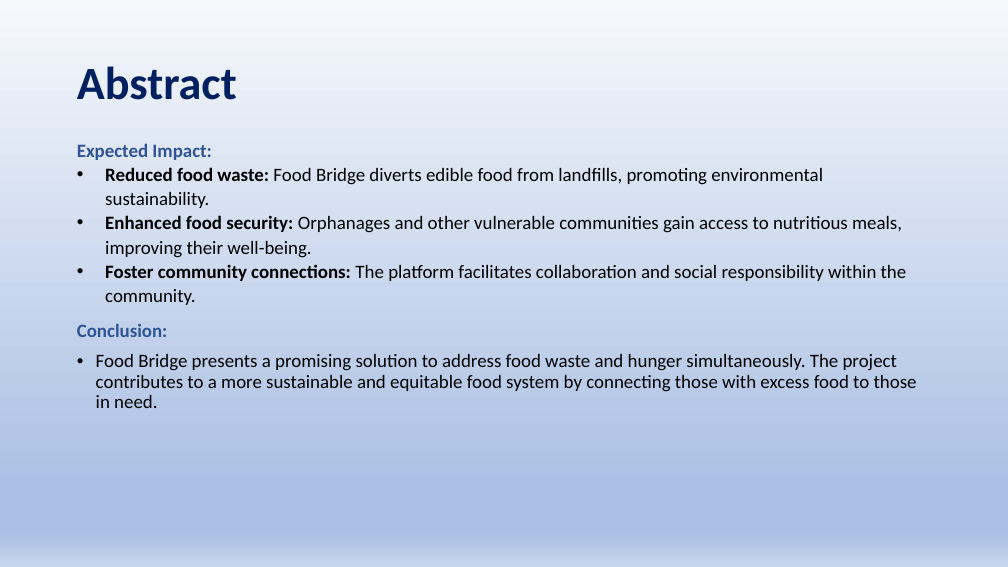
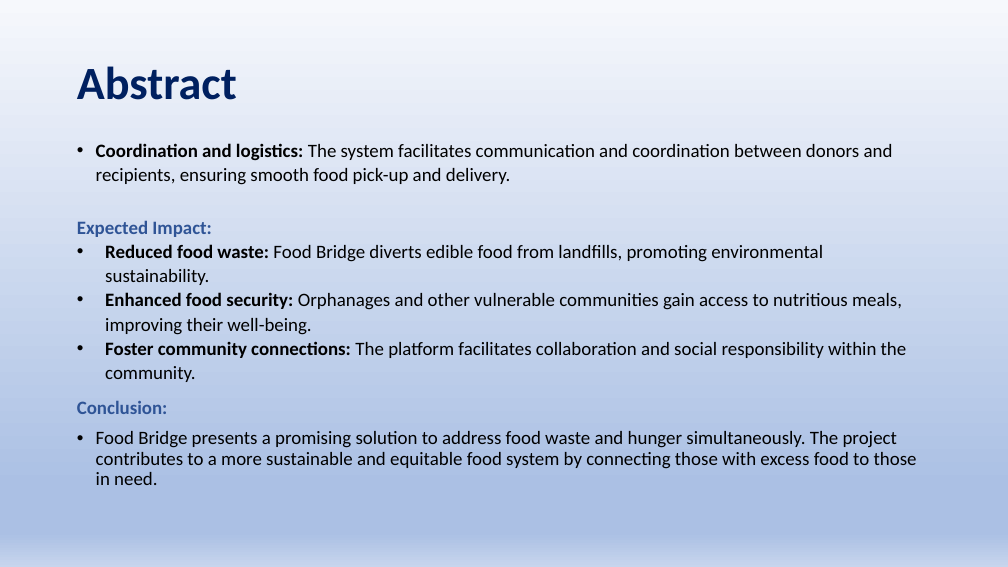
Before and after one commit to Sriram-V-99/MCA-Project-, a slide deck: slide 3 of FoodBridge_v02.pptx. Drawn at 1008x567 pixels with LibreOffice and Linux fonts; fonts in the diff are those of the drawing. Boxes give left, top, right and bottom in pixels: in the first picture for what was removed or moved away, otherwise in the second. Text is boxed around its words. In the diff, an @@ line names an element or a change of style, - is before the commit and + after.

```diff
--- a/FoodBridge_v02.pptx
+++ b/FoodBridge_v02.pptx
@@ text at box(96, 143, 893, 185): paragraph added @@
+• Coordination and logistics: The system facilitates communication and coordination between donors and recipients, ensuring smooth food pick-up and delivery.
```
Also in this commit, not shown: 9 other slides changed, 3 slides added.
